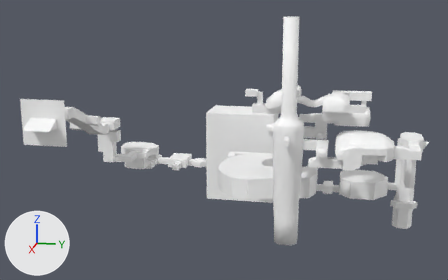
The glTF model Models/level-7.glb, before and after one commit.
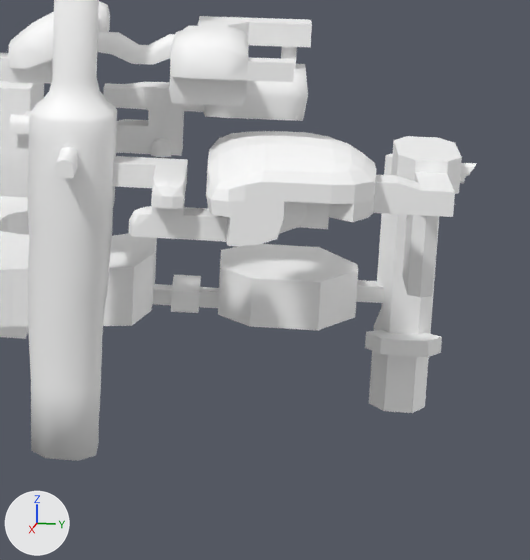
Each version is shown whole from a camera (50 mm lens) standing at (302.0, 42.0, 60.0) and looking at (-62.0, -31.0, -31.0), then close up on the part from 59% to 100% of the width and 30% to 100% of the height. The axes (+X, +Y, +Z) are drawn at lower left. The lights are the same throughout. The older version's two pictures come first. Vertices at exactly the same position are counted once.

Objects in the first close-up: 'level-7'.
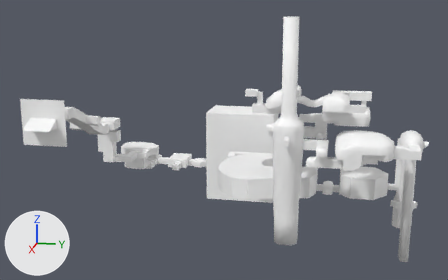
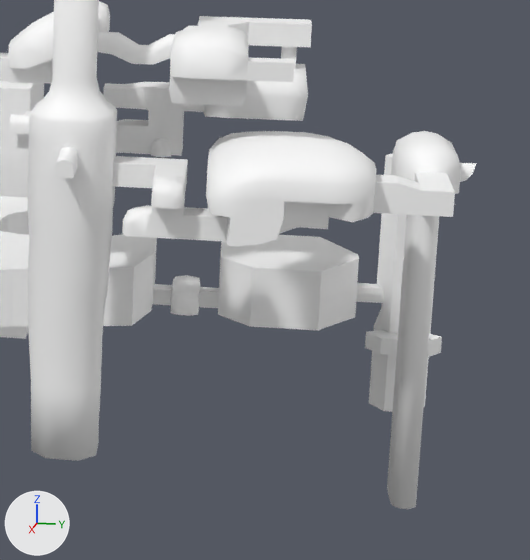
Commit message: working on level 7

Where the change shows, as pixel boxes [x1, y1, x2, y2] in the close-ups (530 x 560 px; the box of a moved part takes in the faces that stretch with it):
```json
{"object": "level-7", "change": "reshaped", "before": [0, 0, 476, 461], "after": [0, 0, 476, 509]}
{"part": 1, "of": "me_level_7", "change": "moved or reshaped", "before": [128, 136, 474, 314], "after": [122, 131, 475, 509]}
```

Edits to the scene script, one JSON object a line:
```json
{"block": "me_level_7", "where": "# used by ob_level_7; location = (0.0, 0.0, 0.0)"}
{"op": "remove", "block": "me_level_7", "code": "me_level_7.from_pydata(...)  # 2811 vertices, 5583 faces; spans x -160.0..28.0, y -127.0..82.0, z -93.0..47.0"}
{"op": "add", "block": "me_level_7", "code": "me_level_7.from_pydata(...)  # 2803 vertices, 5582 faces; spans x -160.0..28.0, y -127.0..82.0, z -93.0..47.0"}
{"block": "me_level_7", "change": "me_level_7 part 1"}
{"block": "me_level_7", "change": "46 vertices are removed from x -24.0..22.0, y 26.0..81.0, z -42.0..-13.0"}
{"block": "me_level_7", "change": "187 faces are deleted"}
{"block": "me_level_7", "change": "11 vertices in x -30.0..2.0, y 40.0..74.0, z -36.0..-9.0 move by (0.0, 0.0, 2.0)"}
{"block": "me_level_7", "change": "6 vertices in x -4.0..6.0, y 72.0..76.0, z -33.0 move by (0.0, 0.0, -38.0)"}
{"block": "me_level_7", "change": "6 vertices in x -4.0..6.0, y 72.0..76.0, z -9.0 move by (0.0, 0.0, 1.0)"}
{"block": "me_level_7", "change": "3 vertices in x -1.0..7.0, y 72.0..74.0, z -33.0 move by (0.0, -1.0, -38.0)"}
{"block": "me_level_7", "change": "3 vertices in x 10.0, y 71.0..76.0, z -9.0 move by (-1.0, 0.0, 0.0)"}
{"block": "me_level_7", "change": "3 vertices in x -8.0, y 71.0..76.0, z -9.0 move by (1.0, 0.0, 0.0)"}
{"block": "me_level_7", "change": "23 vertices move from x -24.0..21.0, y 26.0..81.0, z -45.0..-9.0 to x -24.0..22.0, y 25.0..81.0, z -45.0..-7.0"}
{"block": "me_level_7", "change": "62 vertices are added at x -25.0..22.0, y 25.0..80.0, z -71.0..-15.0"}
{"block": "me_level_7", "change": "226 new faces join them"}
{"block": "me_level_7", "change": "other edits to the shape of me_level_7 do not show in these pictures"}
```
